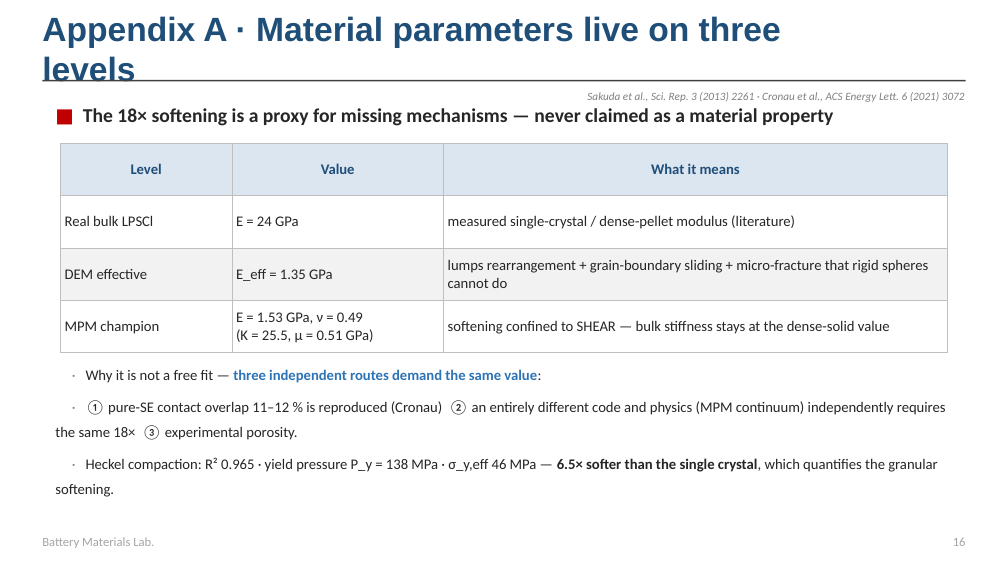
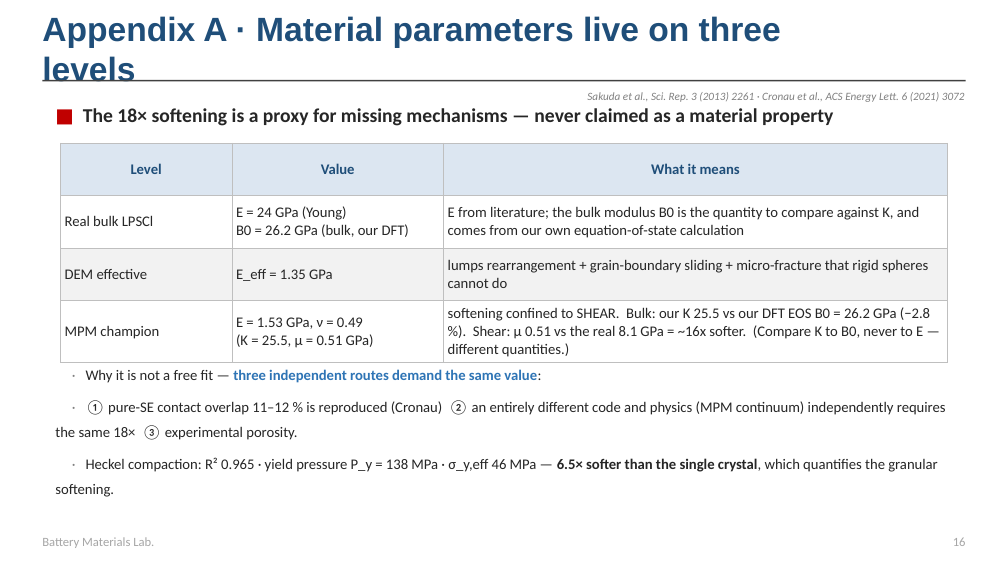
Before and after one commit to yonghoon7153-source/Yonghoon-DEM-DFT, a slide deck: slide 18 of docs/seminar/seminar_20260806.pptx. Drawn at 1008x567 pixels with LibreOffice and Linux fonts; fonts in the diff are those of the drawing. Boxes give left, top, right and bottom in pixels: in the first picture for what was removed or moved away, otherwise in the second. Text is boxed around its words. In the diff, an @@ line names an element or a change of style, - is before the commit and + after.

```diff
--- a/docs/seminar/seminar_20260806.pptx
+++ b/docs/seminar/seminar_20260806.pptx
@@ table at (x1=60, y1=143, x2=948, y2=361) @@
-row 2, column 2: E = 24 GPa
+row 2, column 2: E = 24 GPa (Young) / B0 = 26.2 GPa (bulk, our DFT)
-row 2, column 3: measured single-crystal / dense-pellet modulus (literature)
+row 2, column 3: E from literature; the bulk modulus B0 is the quantity to compare against K, and comes from our own equation-of-state calculation
-row 4, column 3: softening confined to SHEAR — bulk stiffness stays at the dense-solid value
+row 4, column 3: softening confined to SHEAR. Bulk: our K 25.5 vs our DFT EOS B0 = 26.2 GPa (−2.8 %). Shear: µ 0.51 vs the real 8.1 GPa = ~16x softer. (Compare K to B0, never to E — different quantities.)
```
Also in this commit, not shown: 5 other files.
